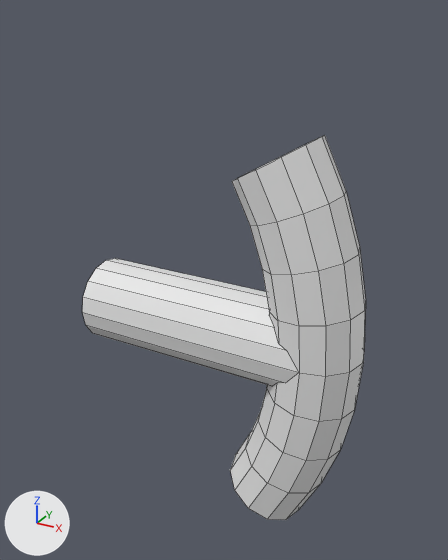
Renders of the FBX model Assets/LeapMotionModules/Interaction/Examples/3. Interaction Callbacks/Models/Rotator.fbx from each side of a commit.
Both versions are drawn from a 50 mm lens placed at (3.35, -3.95, 2.38), pointed at (1.1, 0.14, 0.34). The axes (+X, +Y, +Z) are drawn at lower left. The lights are the same throughout. Mesh edges are drawn as thin lines. Where no turn or scale is listed for an object, it has been applied to the vertices.
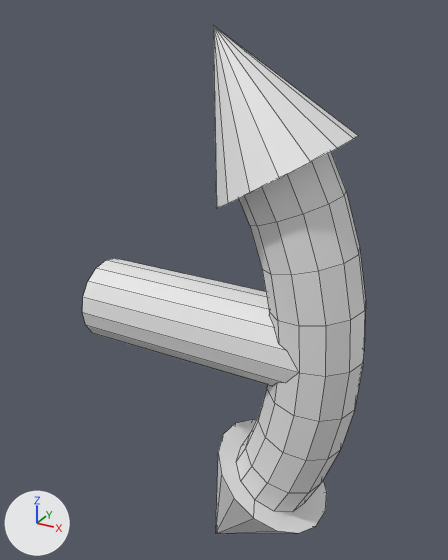
Where the change shows, as pixel boxes (x1, y1, x2, y2) in the pictures (448 x 560 px):
```json
{"object": "Torus.001", "change": "reshaped", "before": [82, 135, 366, 520], "after": [82, 26, 366, 534], "on screen": "32% taller"}
{"part": 1, "of": "me_torus_001", "change": "built on", "before": [232, 135, 346, 226], "after": [213, 26, 358, 226]}
{"part": 2, "of": "me_torus_001", "change": "built on", "before": [230, 434, 319, 520], "after": [216, 420, 327, 534]}
```

Scene script edits in JSON lines:
```json
{"block": "me_torus_001", "where": "# used by ob_torus_001; location = (0.0, 0.0, 0.0)"}
{"op": "remove", "block": "me_torus_001", "code": "me_torus_001.from_pydata(...)  # 151 vertices, 115 faces; spans x 0.0..2.35, y -0.36..0.35, z -1.61..1.6"}
{"op": "add", "block": "me_torus_001", "code": "me_torus_001.from_pydata(...)  # 185 vertices, 149 faces; spans x 0.0..2.35, y -0.54..0.57, z -2.27..2.27"}
{"block": "me_torus_001", "change": "me_torus_001 part 1"}
{"block": "me_torus_001", "change": "2 vertices are removed from x 1.61, y -0.36..0.35, z 1.42"}
{"block": "me_torus_001", "change": "5 faces are deleted"}
{"block": "me_torus_001", "change": "4 vertices in x 1.34..1.88, y -0.31..0.31, z 1.27..1.58 move by (0.05, 0.0, -0.1)"}
{"block": "me_torus_001", "change": "6 vertices move from x 1.3..1.92, y -0.31..0.31, z 1.25..1.6 to x 1.35..1.97, y -0.31..0.31, z 1.14..1.51"}
{"block": "me_torus_001", "change": "19 vertices are added at x 1.11..2.14, y -0.54..0.56, z 1.05..2.27"}
{"block": "me_torus_001", "change": "22 new faces join them"}
{"block": "me_torus_001", "change": "me_torus_001 part 2"}
{"block": "me_torus_001", "change": "2 vertices are removed from x 1.61, y -0.36..0.35, z -1.43"}
{"block": "me_torus_001", "change": "5 faces are deleted"}
{"block": "me_torus_001", "change": "10 vertices move from x 1.3..1.92, y -0.31..0.31, z -1.61..-1.25 to x 1.36..1.97, y -0.31..0.31, z -1.51..-1.14"}
{"block": "me_torus_001", "change": "19 vertices are added at x 1.11..2.13, y -0.52..0.57, z -2.27..-1.05"}
{"block": "me_torus_001", "change": "22 new faces join them"}
```
